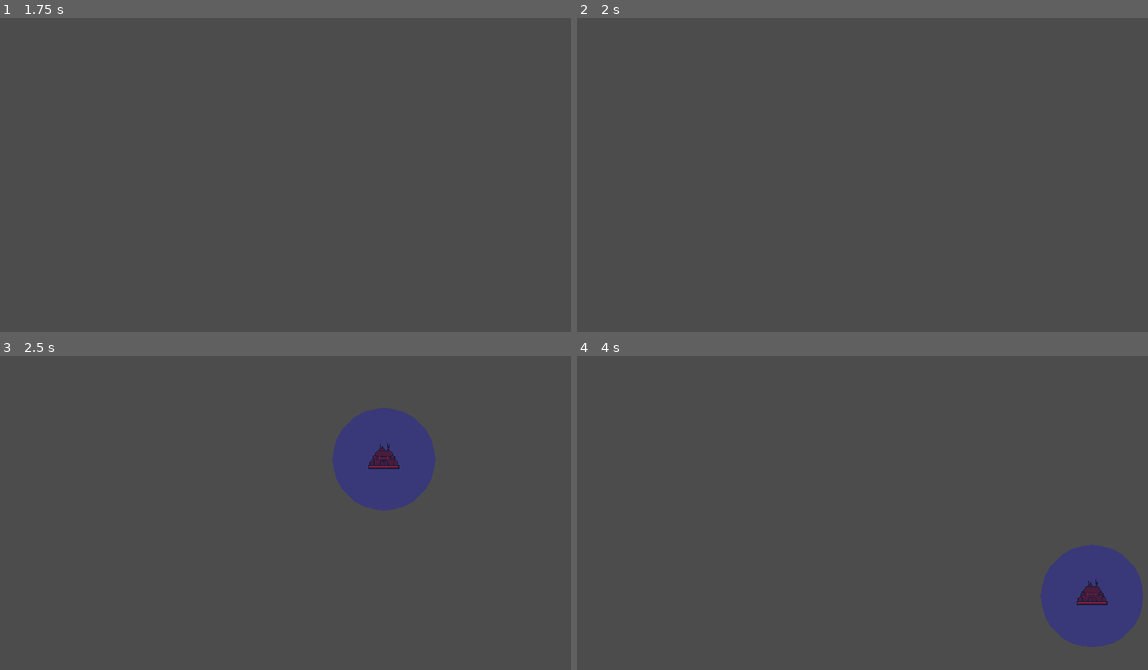
Above: before the commit, frames 1-4 (two rows, left to right).
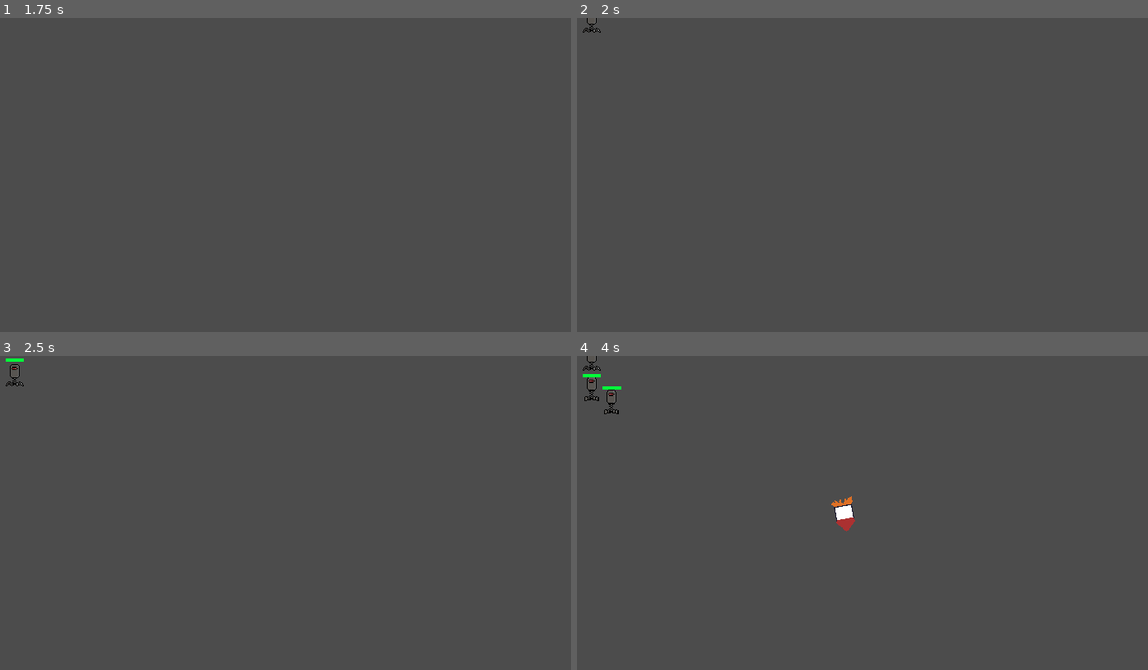
Above: after the commit, the same moments.

Repository: TylerPelaez/TowerCard
Game: Godot game, scene res://World/TestLevel.tscn
The game is run twice, just before and just after one commit, with the same random seed, the same clock (stepped at 60 frames per second) and the same inputs.
Inputs (mouse positions are in pixels of both pictures, inside the frame that each line leads up to):
- Up to frame 1 (1.75 s): tap Enter at 0.5 s; move the mouse to (462, 184) at 0.52 s; tap Q (dev_cast_spell, bound only after the commit) at 0.6, 1.55 s; tap Space (start_wave, bound only after the commit) at 0.8, 1.25, 1.35 s; move the mouse to (188, 222) at 1.27 s
- Up to frame 2 (2 s): no input
- Up to frame 3 (2.5 s): tap Space (start_wave, bound only after the commit) at 2, 2.3 s; move the mouse to (382, 459) at 2.02 s; tap E (dev_place_tower) at 2.1 s
- Up to frame 4 (4 s): move the mouse to (862, 613) at 2.77 s; click (862, 613) at 2.85 s; tap Q (dev_cast_spell, bound only after the commit) at 3.05, 3.6 s; move the mouse to (1090, 594) at 3.52 s; tap Space (start_wave, bound only after the commit) at 3.8 s

Frame 1 is identical in both runs. In frame 2, less than 0.1% of the frame differs, in the area x 1-5%, y 0-5%; in frame 3, 4.7%; in frame 4, 5.1%, in the area x 1-100%, y 0-93%.
Error before the commit: Parse Error: Expected a constant expression. (res://World/Level.gd:10)

Commit message:
Tower animation

Diff:
--- a/Towers/BaseTower.gd
+++ b/Towers/BaseTower.gd
@@ -16,6 +16,7 @@
 onready var attackRange: Area2D = $AttackRange
 onready var attackRangeCollider: CollisionShape2D = $AttackRange/CollisionShape2D
 onready var fireBulletTimer: Timer = $FireBulletTimer
+onready var animationPlayer: AnimationPlayer = $AnimationPlayer
 
 var active: bool = false
 export var draw_range: bool = false
@@ -74,11 +75,17 @@
 	return target
 
 func _fire(target: BaseEnemy) -> void:
+	_play_attack_animation()
 	var projectile: BaseProjectile = Utils.instance_scene_on_main(Projectile, global_position)
 	projectile.velocity = (target.global_position - global_position).normalized() * projectile_speed
 	projectile.rotation = projectile.velocity.angle()
 	projectile.set_damage(damage)
+	projectile.z_index = z_index + 1
 	fireBulletTimer.start()
+
+# Virtual
+func _play_attack_animation() -> void:
+	pass
 
 func set_cant_place_color() -> void:
 	sprite.modulate = RED_TRANSPARENT_COLOR
--- a/Towers/BaseTower.tscn
+++ b/Towers/BaseTower.tscn
@@ -8,6 +8,7 @@
 [node name="BaseTower" type="Area2D"]
 collision_mask = 3
 script = ExtResource( 1 )
+projectile_speed = 100.0
 
 [node name="AttackRange" type="Area2D" parent="."]
 collision_layer = 0
@@ -24,3 +25,5 @@
 [node name="Sprite" type="Sprite" parent="."]
 
 [node name="PlacementCollider" type="CollisionShape2D" parent="."]
+
+[node name="AttackAnimationPlayer" type="AnimationPlayer" parent="."]
--- a/Towers/BasicTower.gd
+++ b/Towers/BasicTower.gd
@@ -1,4 +1,7 @@
 extends BaseTower
 
-func _ready():
-	pass
+var attack_animations = ["Fire1", "Fire2", "Fire3"]
+
+func _play_attack_animation() -> void:
+	attack_animations.shuffle()
+	animationPlayer.play(attack_animations[0])
--- a/Towers/BasicTower.tscn
+++ b/Towers/BasicTower.tscn
@@ -1,13 +1,13 @@
-[gd_scene load_steps=8 format=2]
+[gd_scene load_steps=10 format=2]
 
 [ext_resource path="res://Towers/BaseTower.tscn" type="PackedScene" id=1]
 [ext_resource path="res://Towers/Bunker.png" type="Texture" id=2]
-[ext_resource path="res://Towers/BasicProjectile.tscn" type="PackedScene" id=3]
+[ext_resource path="res://Towers/BasicTower.gd" type="Script" id=3]
+[ext_resource path="res://Towers/BasicProjectile.tscn" type="PackedScene" id=4]
 
-[sub_resource type="Animation" id=2]
+[sub_resource type="Animation" id=1]
 resource_name = "Fire1"
 length = 0.2
-loop = true
 step = 0.0
 tracks/0/type = "value"
 tracks/0/path = NodePath("Sprite:frame")
@@ -56,19 +56,39 @@
 "values": [ 10, 11, 12, 1 ]
 }
 
+[sub_resource type="Animation" id=4]
+resource_name = "Idle"
+length = 0.1
+loop = true
+tracks/0/type = "value"
+tracks/0/path = NodePath("Sprite:frame")
+tracks/0/interp = 1
+tracks/0/loop_wrap = true
+tracks/0/imported = false
+tracks/0/enabled = true
+tracks/0/keys = {
+"times": PoolRealArray( 0 ),
+"transitions": PoolRealArray( 1 ),
+"update": 1,
+"values": [ 1 ]
+}
+
 [sub_resource type="CapsuleShape2D" id=5]
 radius = 9.0
 height = 8.0
 
 [node name="BasicTower" instance=ExtResource( 1 )]
-Projectile = ExtResource( 3 )
-attack_range = 50.0
-projectile_speed = 30.0
+script = ExtResource( 3 )
+Projectile = ExtResource( 4 )
+attack_range = 75.0
+projectile_speed = 150.0
 
 [node name="AnimationPlayer" type="AnimationPlayer" parent="." index="2"]
-anims/Fire1 = SubResource( 2 )
-anims/Fire2 = SubResource( 3 )
-anims/Fire3 = SubResource( 4 )
+autoplay = "Idle"
+anims/Fire1 = SubResource( 1 )
+anims/Fire2 = SubResource( 2 )
+anims/Fire3 = SubResource( 3 )
+anims/Idle = SubResource( 4 )
 
 [node name="Sprite" parent="." index="3"]
 texture = ExtResource( 2 )
--- a/World/TestLevel.tscn
+++ b/World/TestLevel.tscn
@@ -26,5 +26,8 @@
 [node name="PlayerController" parent="." instance=ExtResource( 3 )]
 
 [node name="EnemySpawnController" parent="." instance=ExtResource( 4 )]
+[connection signal="spawner_enemy_attacked_core" from="EnemySpawnController" to="." method="_on_EnemySpawnController_spawner_enemy_attacked_core"]
+[connection signal="wave_finished_enemy_death" from="EnemySpawnController" to="." method="_on_EnemySpawnController_wave_finished_enemy_death"]
+[connection signal="wave_finished_spawning" from="EnemySpawnController" to="." method="_on_EnemySpawnController_wave_finished_spawning"]
 
 [editable path="EnemyPath"]
--- a/project.godot
+++ b/project.godot
@@ -88,6 +88,7 @@
 
 Utils="*res://Utils.gd"
 CardsDatabase="*res://Cards/CardsDatabase.gd"
+LevelWaveConfigs="*res://World/LevelWaveConfigs.gd"
 Deck="*res://Deck/Deck.gd"
 
 [display]
@@ -139,11 +140,23 @@
 "events": [ Object(InputEventMouseButton,"resource_local_to_scene":false,"resource_name":"","device":0,"alt":false,"shi …(212 unchanged characters)…
  ]
 }
+start_wave={
+"deadzone": 0.5,
+"events": [ Object(InputEventKey,"resource_local_to_scene":false,"resource_name":"","device":0,"alt":false,"shift":false,"control":false,"meta":false,"command":false,"pressed":false,"scancode":32,"unicode":0,"echo":false,"script":null)
+ ]
+}
+dev_cast_spell={
+"deadzone": 0.5,
+"events": [ Object(InputEventKey,"resource_local_to_scene":false,"resource_name":"","device":0,"alt":false,"shift":false,"control":false,"meta":false,"command":false,"pressed":false,"scancode":81,"unicode":0,"echo":false,"script":null)
+ ]
+}
 
 [layer_names]
 
 2d_physics/layer_1="Towers"
 2d_physics/layer_2="PlacementArea"
+2d_physics/layer_3="Enemies"
+2d_physics/layer_4="EnemyHurtboxes"
 
 [rendering]
 
Not shown: 2 places in Towers/BasicTower.tscn that only renumber resources
